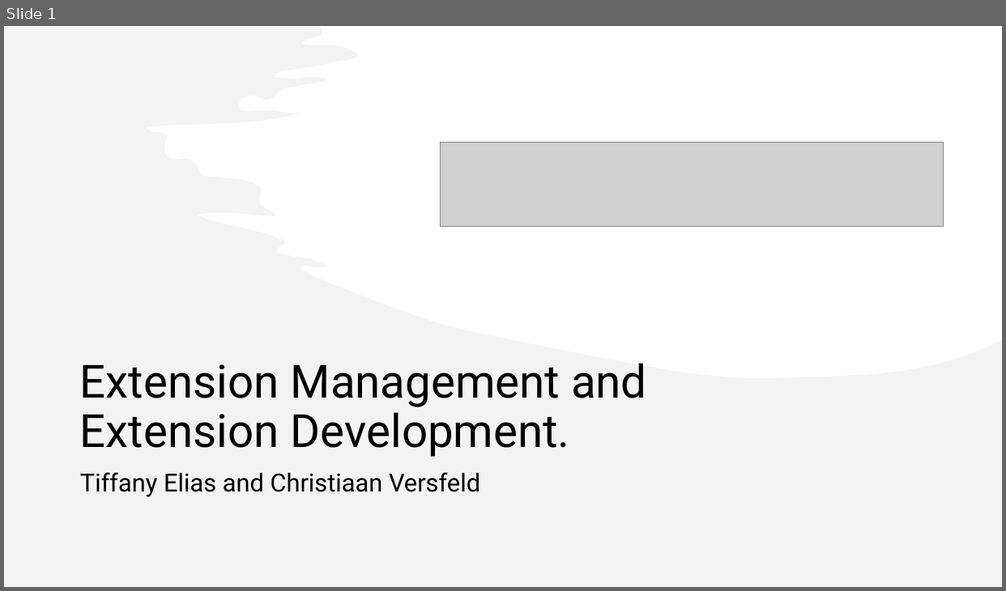
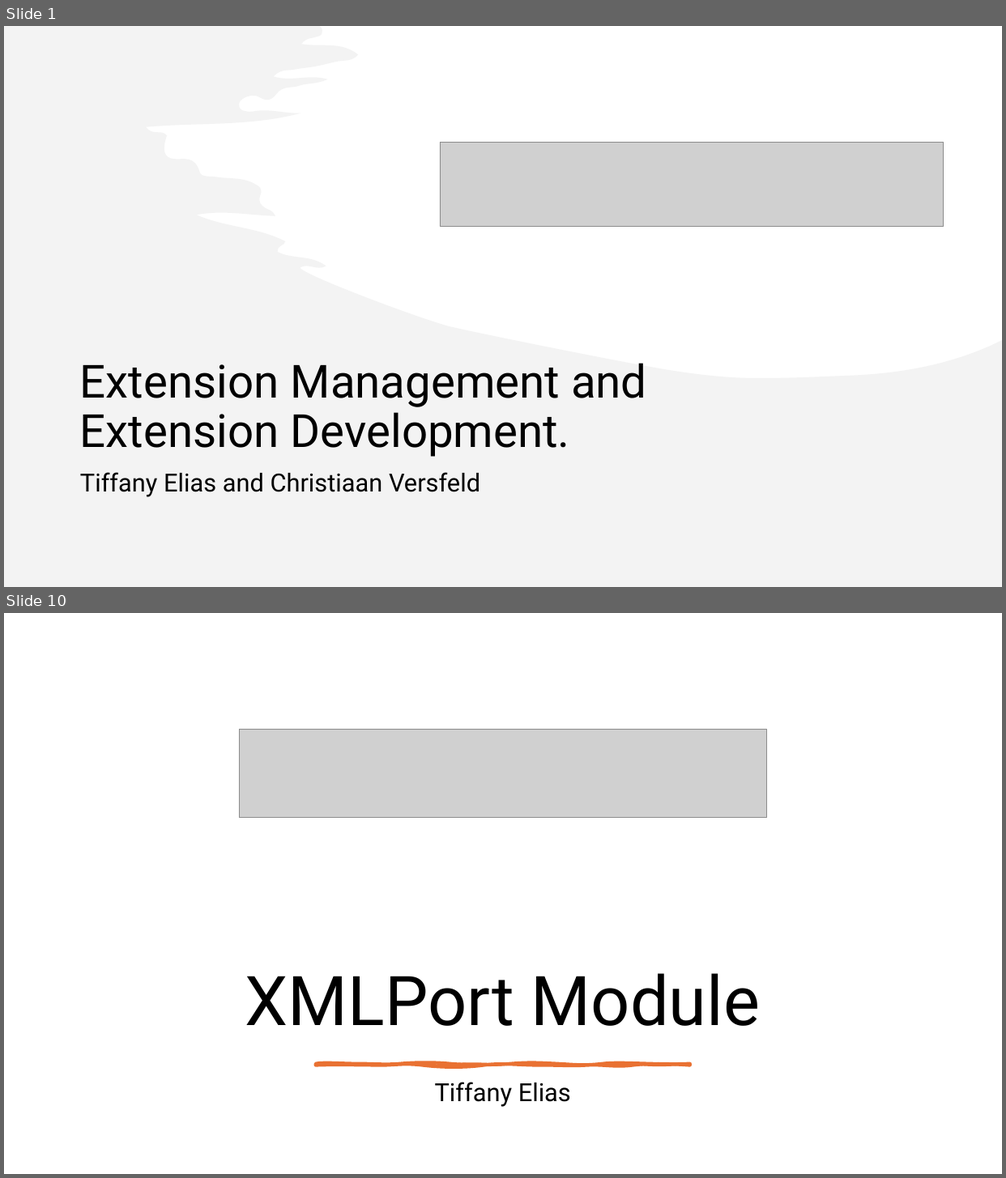
Before and after one commit to ArmadilloV88/NVR-Module-Presentation, a slide deck: Documents/Business Extension Presentation.pptx. Shown one above the other, each under a label of ours: slide 1 before the commit, slides 1 and 10 after it; the slides between them are not shown. The pictures are 1006x591 and 1006x1178 pixels, drawn with LibreOffice and Linux fonts; fonts in the diff are those of the drawing; grey boxes stand for pictures. Boxes give left, top, right and bottom in pixels: in the first picture for what was removed or moved away, otherwise in the second. Text is boxed around its words. In the diff, an @@ line names an element or a change of style, - is before the commit and + after.

```diff
--- a/Documents/Business Extension Presentation.pptx
+++ b/Documents/Business Extension Presentation.pptx
@@ slide 10 added at box(4, 613, 1002, 1174), background #FFFFFF @@
@@ picture added at box(239, 730, 766, 818) @@
@@ title added at box(245, 973, 760, 1026), 66 pt, text #000000 @@
+XMLPort Module
@@ freeform shape added at box(315, 1063, 690, 1065), fill #E97132, outline #E97132 3.25 pt @@
@@ subtitle added at box(435, 1082, 571, 1107), 24 pt, text #000000 @@
+Tiffany Elias
```
Also in this commit, not shown: 4 slides changed, 13 other slides added, 1 other file.
